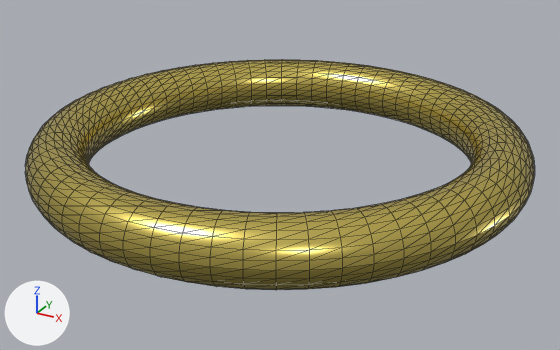
A saved change to the glTF model public/models/ai-mock/chain.glb.
Rendered twice from a 50 mm camera at (1.46, -2.654, 1.192) aimed at (0.024, -0.043, -0.113). Arrows for +X, +Y and +Z are at lower left; the lights stay in place. The older version comes first. Mesh edges are drawn as thin lines.
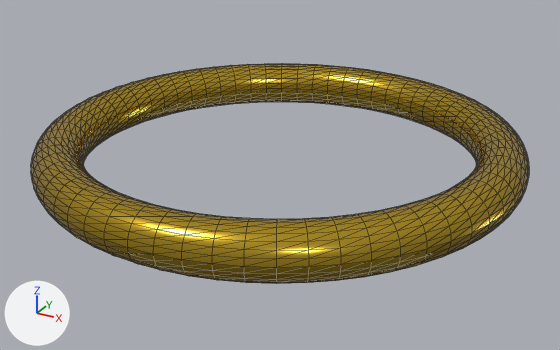
Location of each change, (x1, y1, x2, y2) in pixels of the pictures (560 x 350 px):
'Mesh_0', recoloured, reshaped: before (25, 59, 535, 290); after (31, 63, 529, 284)

The edits, one by one:
Material 'Metal' (mat_metal) is new.
Its base color is (0.658, 0.429, 0.0382) (yellow #d4af37).
Its metallic is 1.0.
Its roughness is 0.22.
me_mesh_0 is used by ob_mesh_0; location (0.0, 0.0, 0.0).
me_mesh_0 had 1625 vertices, 3072 faces and spanned x -1.02..1.02, y -1.02..1.02, z -0.12..0.12.
me_mesh_0 no longer uses material mat_gold (yellow #e6d16d).
me_mesh_0 now has 1625 vertices, 3072 faces and spans x -1.0..1.0, y -1.0..1.0, z -0.1..0.1.
me_mesh_0 part 1: 1625 of 1625 vertices moved; they spanned x -1.02..1.02, y -1.02..1.02, z -0.12..0.12 and now span x -1.0..1.0, y -1.0..1.0, z -0.1..0.1; mean shift (0.0, 0.0, 0.0).
me_mesh_0 gains material mat_metal (yellow #d4af37).
